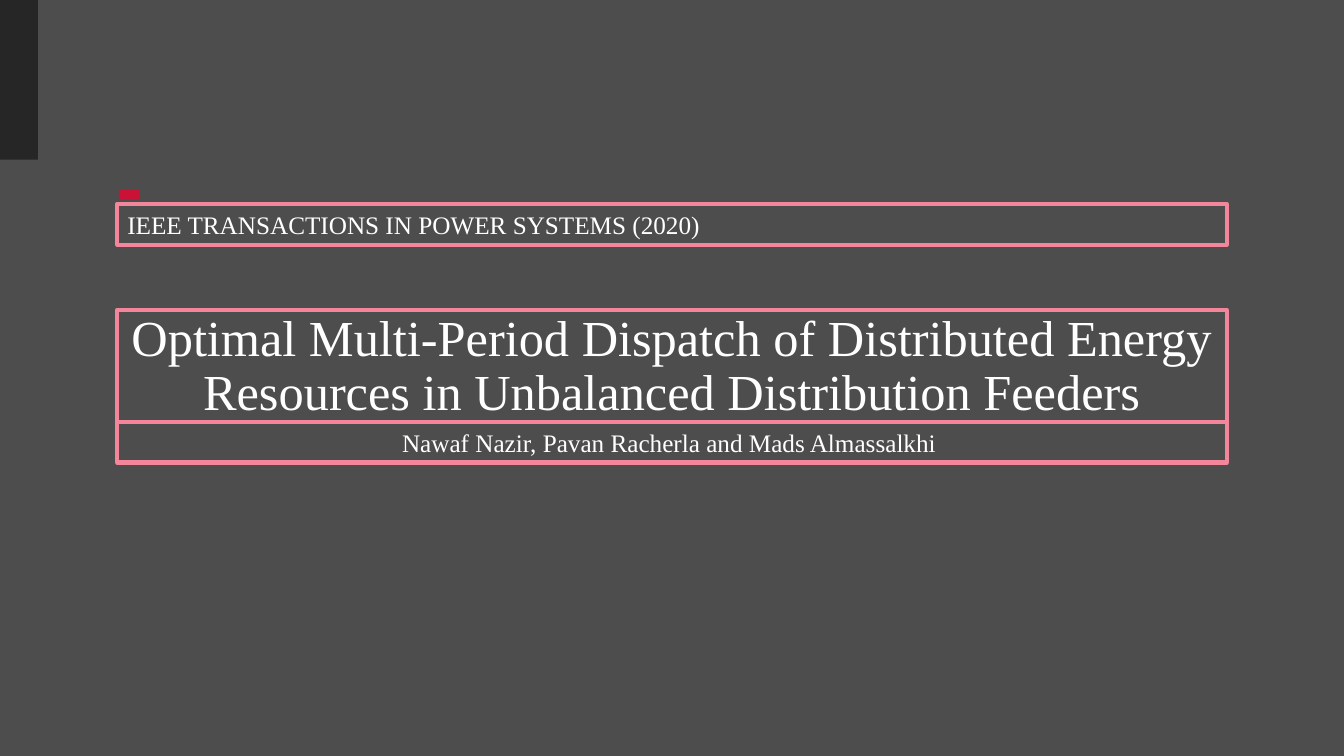
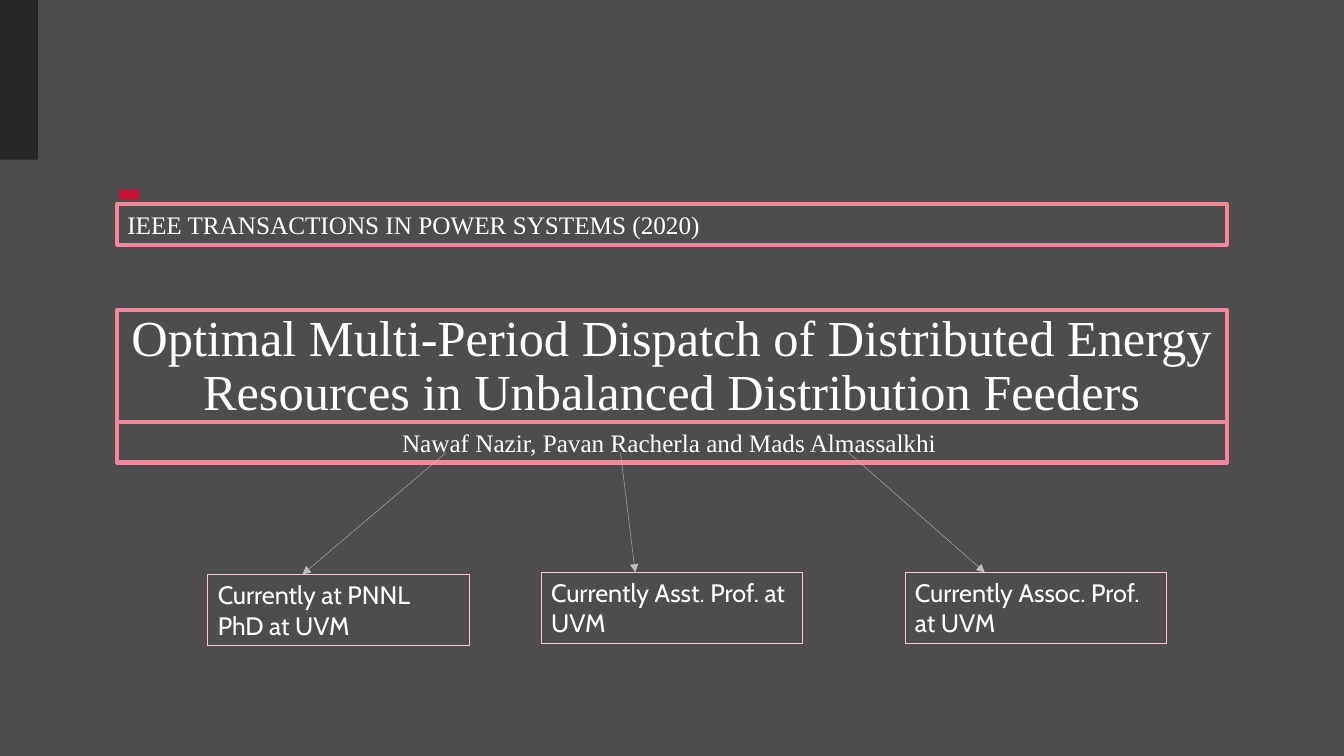
Before and after one commit to Realife-Brahmin/OriginalDocsHub, a slide deck: slide 2 of research_showcase/multiPeriodOptimization_aryan_ritwajeet_jha.pptx. Drawn at 1344x756 pixels with LibreOffice and Linux fonts; fonts in the diff are those of the drawing; background and template pictures are left out. Boxes give left, top, right and bottom in pixels: in the first picture for what was removed or moved away, otherwise in the second. Text is boxed around its words. In the diff, an @@ line names an element or a change of style, - is before the commit and + after.

```diff
--- a/research_showcase/multiPeriodOptimization_aryan_ritwajeet_jha.pptx
+++ b/research_showcase/multiPeriodOptimization_aryan_ritwajeet_jha.pptx
@@ arrow added from (447, 453) to (302, 575), #BFBFBF 0.25 pt @@
@@ arrow added from (621, 453) to (635, 573), #BFBFBF 0.25 pt @@
@@ arrow added from (849, 453) to (985, 573), #BFBFBF 0.25 pt @@
@@ rectangle added at (208,575,469,646), outline #FAC3CE 0.75 pt, 18 pt, text #FFFFFF @@
+Currently at PNNL
+PhD at UVM
@@ rectangle added at (541,573,803,644), outline #FAC3CE 0.75 pt, 18 pt, text #FFFFFF @@
+Currently Asst. Prof. at UVM
@@ rectangle added at (905,573,1167,644), outline #FAC3CE 0.75 pt, 18 pt, text #FFFFFF @@
+Currently Assoc. Prof. at UVM
```
Also in this commit, not shown: 1 other slide changed.
